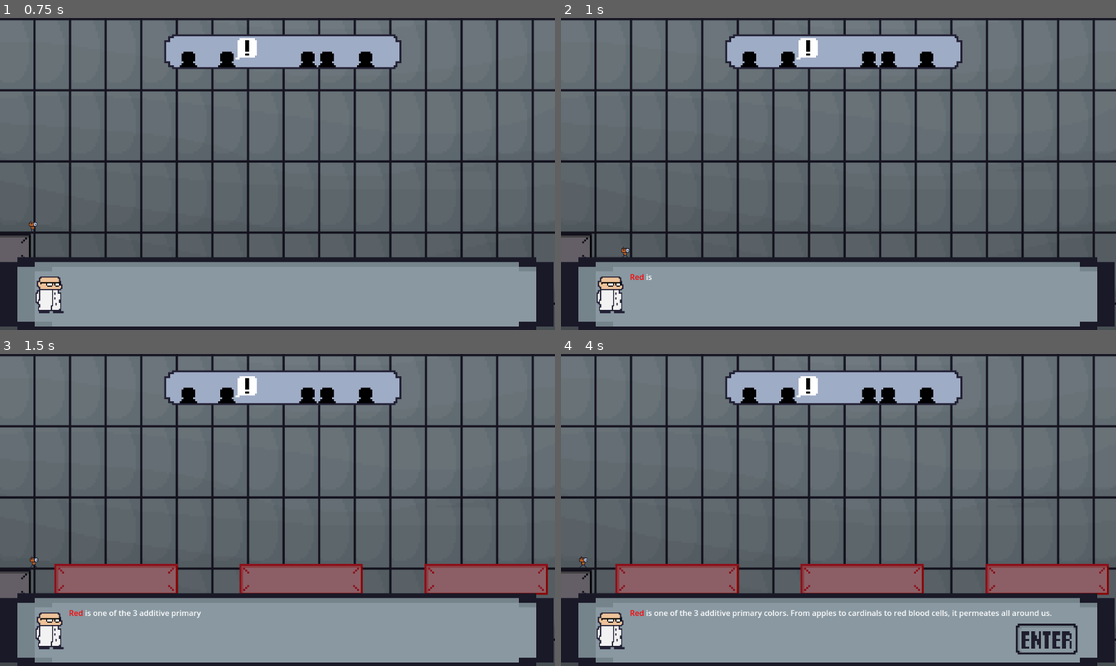
Above: before the commit, frames 1-4 (two rows, left to right).
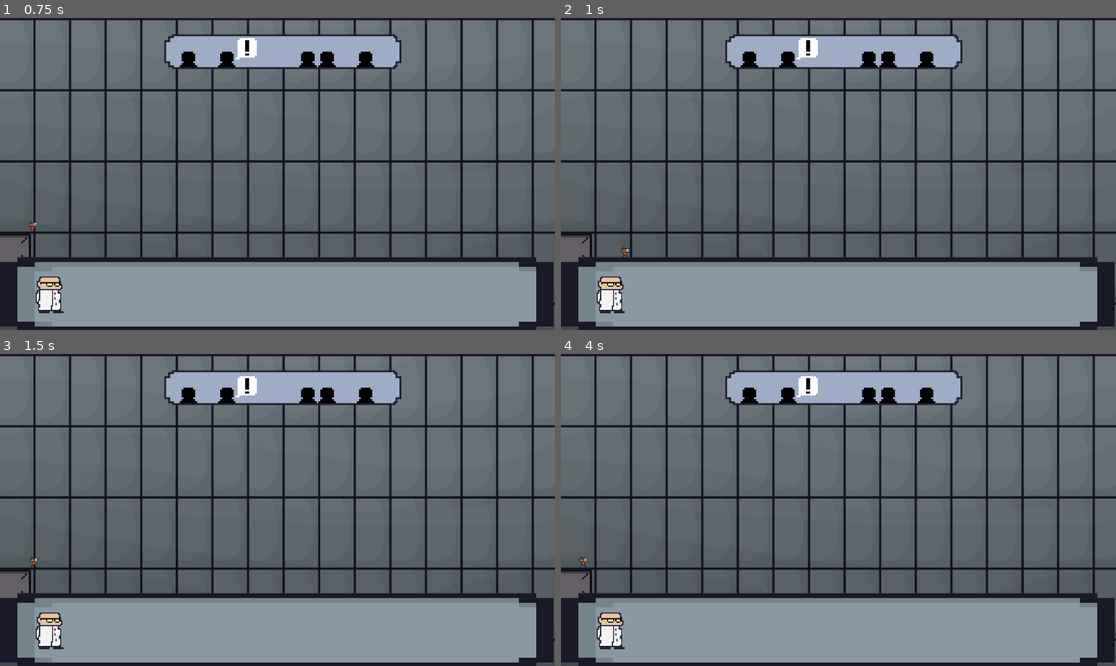
Above: after the commit, the same moments.

Repository: Gamnraa/gmtk2025
Game: Godot game, scene res://MainScene.tscn
The game is run twice, just before and just after one commit, with the same random seed, the same clock (stepped at 60 frames per second) and the same inputs.
Inputs:
- Up to frame 1 (0.75 s): tap Enter (enter) at 0.5, 0.6 s; hold D (right) from 0.53 s (still down)
- Up to frame 2 (1 s): keep holding D (right); tap Space (jump) at 0.77 s
- Up to frame 3 (1.5 s): keep holding D (right); tap Enter (enter) at 1.35 s
- Up to frame 4 (4 s): tap Space (jump) at 1.52, 3.02, 3.5, 3.77 s; release D (right) at 2.03 s; hold A (left) 2.03-2.78 s; tap Enter (enter) at 2.1, 2.85, 3.6 s; hold D (right) from 2.78 s (still down)

Frame 1 is identical in both runs. In frame 2, less than 0.1% of the frame differs, in the area x 12-17%, y 81-84%; in frame 3, 6.6%; in frame 4, 7.6%, in the area x 9-99%, y 67-97%.
Error after the commit: Attempt to call function 'instantiate' in base 'null instance' on a null instance. (res://Scripts/Global.gd:31)

Commit message:
Update Global.gd

Diff:
--- a/Scripts/Global.gd
+++ b/Scripts/Global.gd
@@ -7,7 +7,7 @@
 var State = NONE
 var ActiveColors = {"RED":[RED, REDGREEN, REDBLUE, REDGREENBLUE], "GREEN":[GREEN, REDGREEN, GREENBLUE, REDGREENBLUE], "BLUE":[BLUE, GREENBLUE, REDBLUE, REDGREENBLUE]}
 
-var level = 0
+var level = 2
 var sublevel = 0
 
 var levels = [
@@ -24,6 +24,7 @@
 	#reset_player(false)
 
 	var next_level = levels[level][sublevel]
+	TheScene.get_node("DialogueBox").tree_index = level
 
 	TheScene.get_node("Level").get_child(0).free()
 	next_level = load("res://Nodes/Levels/" + next_level)
